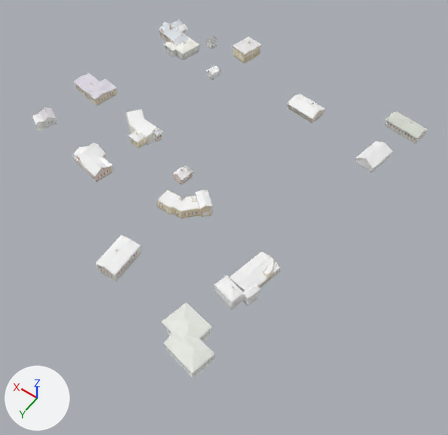
The glTF model world/buildings/b_-10_-3.glb as it was, and as the next commit left it.
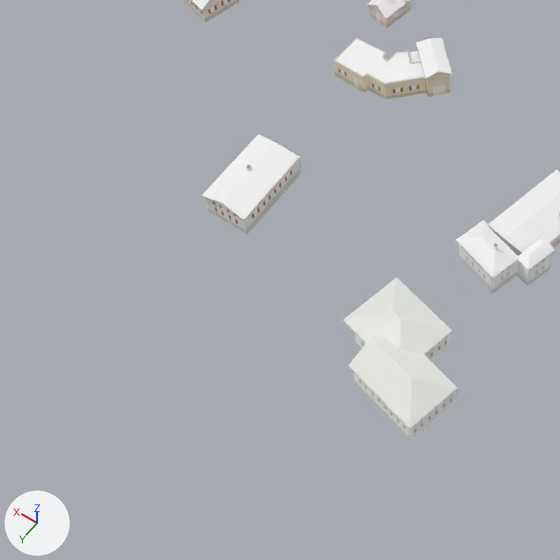
Each version appears first whole from a 50 mm lens placed at (-2606.8, 736.8, 667.4), pointed at (-2511.2, 602.9, 457.0), and next in a close-up on the part from 0% to 59% of the width and 40% to 100% of the height. Arrows for +X, +Y and +Z are at lower left; the lights stay in place. The older version's two pictures come first. Vertices at exactly the same position are counted once.

The scene before the commit, as lines of its bpy script (objects in view):
```python
me_bld = bpy.data.meshes.new('bld')
me_bld.from_pydata(...)  # 7000 vertices, 5079 faces; spans x -2563.0..-2407.0, y 509.0..671.0, z 461.0..475.0
me_bld.materials.append(mat_building)
ob_bld = bpy.data.objects.new('bld', me_bld)
ob_bld.location = (0.0, 0.0, 0.0)
```
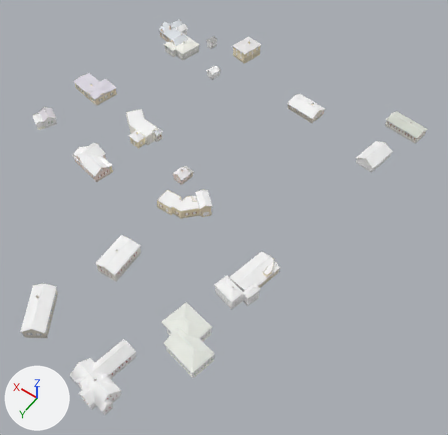
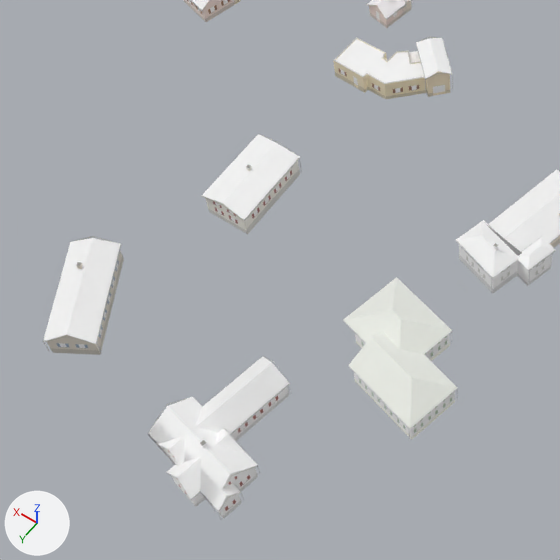
What the commit changed:
me_bld is used by ob_bld; location (0.0, 0.0, 0.0).
me_bld had 7000 vertices, 5079 faces and spanned x -2563.0..-2407.0, y 509.0..671.0, z 461.0..475.0.
me_bld now has 8188 vertices, 5907 faces and spans x -2563.0..-2407.0, y 509.0..700.0, z 461.0..475.0.
me_bld part 1: 1068 vertices added at x -2532.0..-2478.0, y 673.0..700.0, z 464.0..473.0.
Other edits to the shape of me_bld do not show in these pictures.

Location of each change, [x1, y1, x2, y2] in pixels of the close-ups (560 x 560 px):
'bld', reshaped: before [183, 0, 560, 440]; after [42, 0, 560, 520]
part 1 of me_bld, added: after [42, 236, 292, 520]
